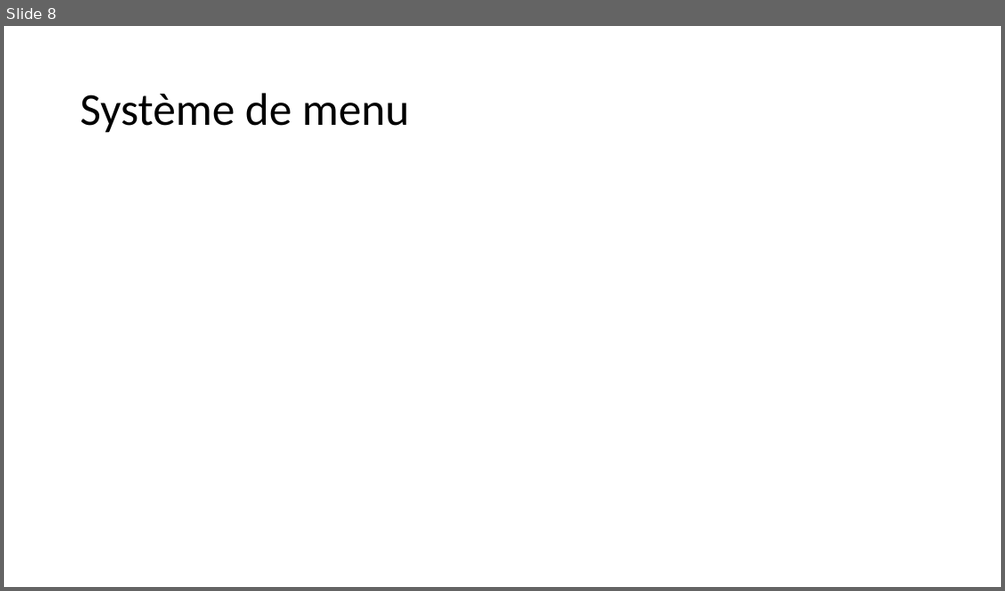
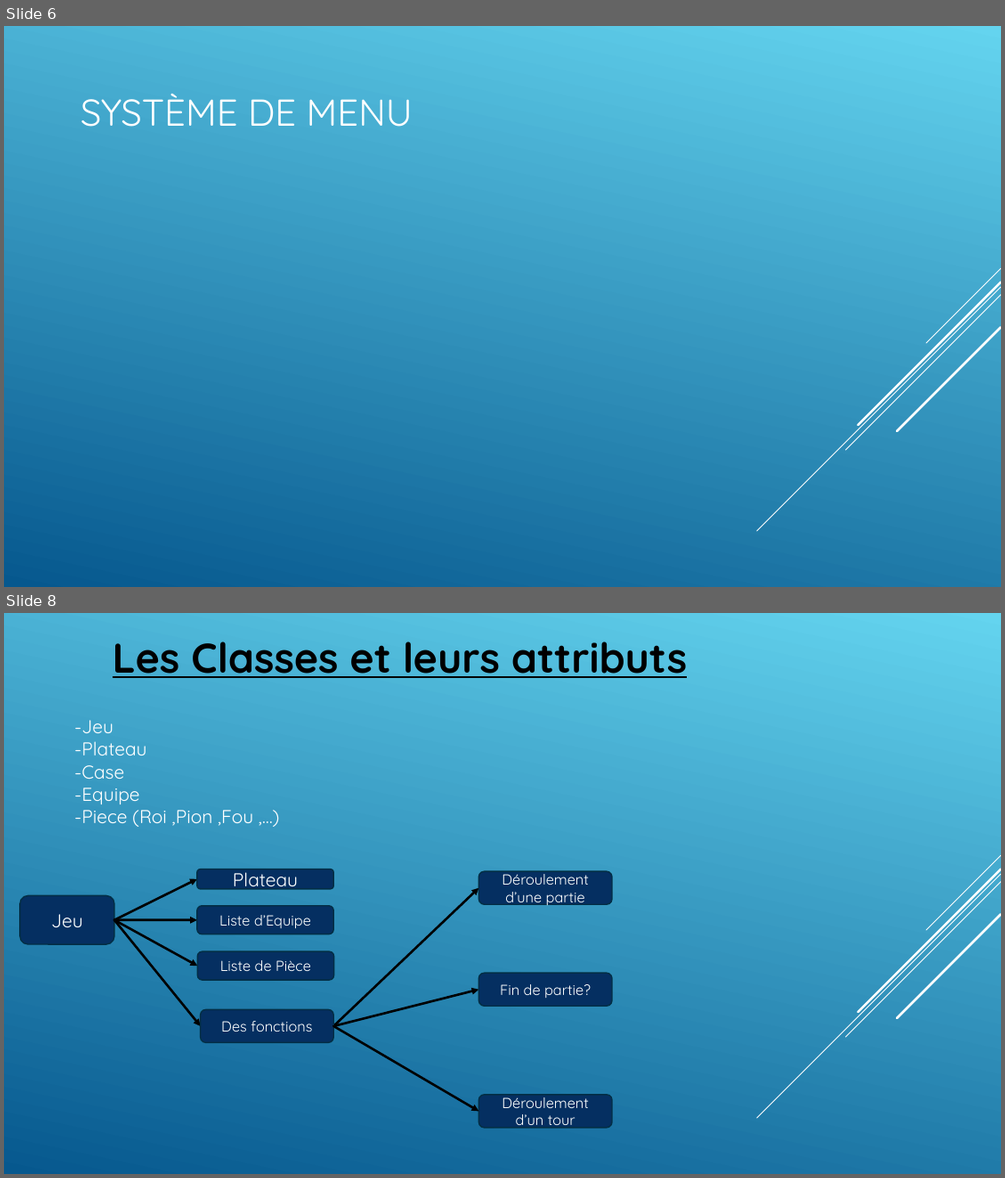
Before and after one commit to AlexandrEpita/Bizarre-Chess-Adventure, a slide deck: diapo soutenance.odp. Shown one above the other, each under a label of ours: slide 8 before the commit, slides 6 and 8 after it; the slides between them are not shown. The pictures are 1005x591 and 1005x1178 pixels, drawn with LibreOffice and Linux fonts; fonts in the diff are those of the drawing. Boxes give left, top, right and bottom in pixels: in the first picture for what was removed or moved away, otherwise in the second. Text is boxed around its words. In the diff, an @@ line names an element or a change of style, - is before the commit and + after.

Commit message:
Add files via upload
j'ai commencer ma partie

```diff
--- a/diapo soutenance.odp
+++ b/diapo soutenance.odp
@@ slide 8 added at (4,613,1001,1174), background gradient #64D4EF to #06588E; not listed: 5 template elements that a slide beside it also shows @@
@@ text added at (113,641,687,678), 40 pt, text #000000, bold, underline @@
+Les Classes et leurs attributs
@@ text added at (74,720,253,827), 18 pt, text #FFFFFF @@
+-Jeu
+-Plateau
+-Case
+-Equipe
+-Piece (Roi ,Pion ,Fou ,…)
@@ arrow added from (114, 919) to (197, 879), #000000 2.24 pt @@
@@ freeform shape added at (197,868,334,888), fill #052F61, outline #032E45 1.25 pt, 18 pt, text #FFFFFF @@
+Plateau
@@ freeform shape added at (479,872,612,905), fill #052F61, outline #032E45 1.25 pt, 14 pt, text #FFFFFF @@
+Déroulement d’une partie
@@ freeform shape added at (20,896,114,944), fill #052F61, outline #032E45 1.25 pt, 18 pt, text #FFFFFF @@
+Jeu
@@ freeform shape added at (197,906,334,933), fill #052F61, outline #032E45 1.25 pt, 14 pt, text #FFFFFF @@
+Liste d’Equipe
@@ arrow added from (334, 1026) to (479, 888), #000000 2.24 pt @@
@@ arrow added from (114, 919) to (197, 919), #000000 2.24 pt @@
@@ arrow added from (114, 919) to (201, 1026), #000000 2.24 pt @@
@@ arrow added from (114, 919) to (198, 966), #000000 2.24 pt @@
@@ freeform shape added at (198,952,334,981), fill #052F61, outline #032E45 1.25 pt, 14 pt, text #FFFFFF @@
+Liste de Pièce
@@ freeform shape added at (479,973,612,1005), fill #052F61, outline #032E45 1.25 pt, 14 pt, text #FFFFFF @@
+Fin de partie?
@@ freeform shape added at (201,1009,334,1042), fill #052F61, outline #032E45 1.25 pt, 14 pt, text #FFFFFF @@
+Des fonctions
@@ arrow added from (334, 1026) to (479, 989), #000000 2.24 pt @@
@@ arrow added from (334, 1026) to (479, 1111), #000000 2.24 pt @@
@@ freeform shape added at (479,1094,612,1127), fill #052F61, outline #032E45 1.25 pt, 14 pt, text #FFFFFF @@
+Déroulement d’un tour
@@ what was slide 8 is now slide 6 @@
@@ slide 6 changed as well @@
@@ background #FFFFFF to gradient #64D4EF to #06588E @@
@@ title at (81,94,413,127): text changed; size 44 to 36 pt; font Calibri to Quicksand; text colour #000000 to #FFFFFF @@
-Système de menu
+SYSTÈME DE MENU
@@ group added at (757,268,1001,531): 5 lines @@
```
Also in this commit, not shown: 9 other slides changed, 2 other slides added.
